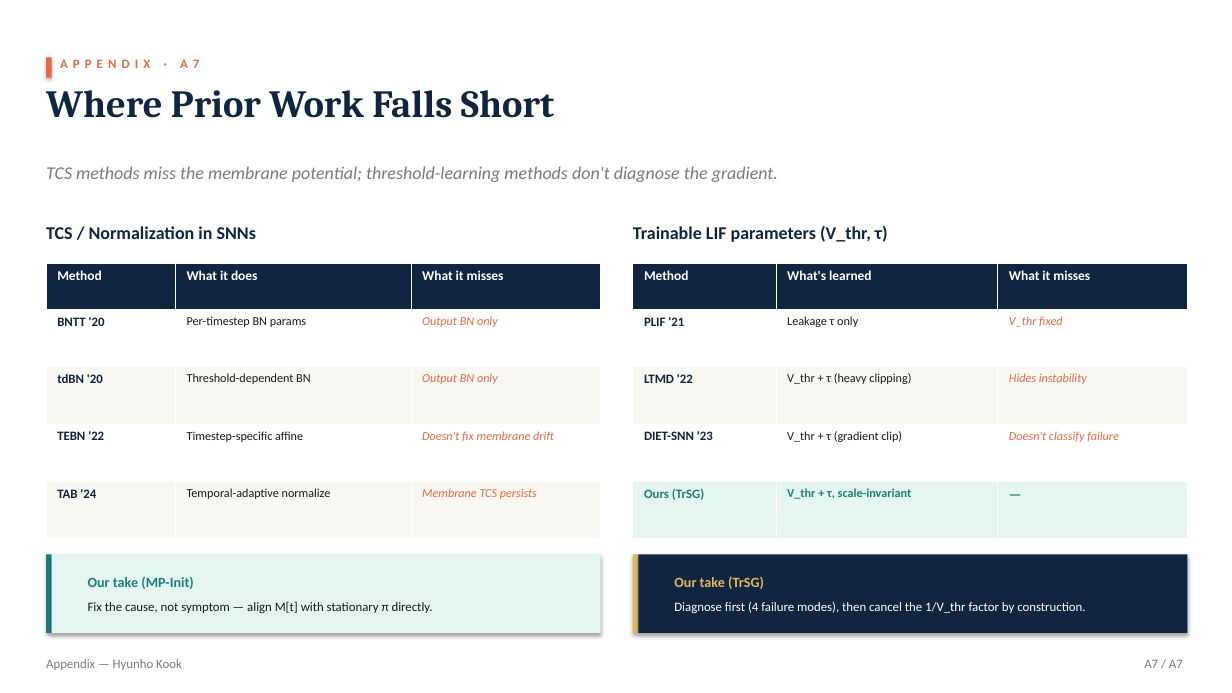
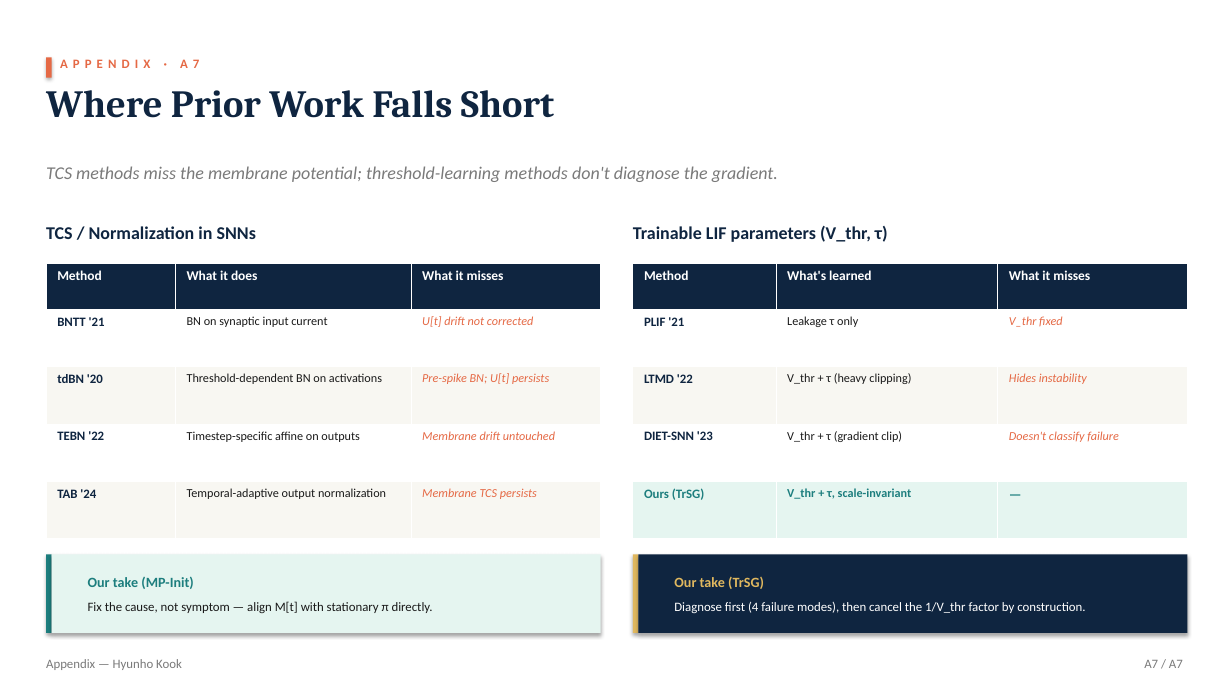
Before and after one commit to kookhh0827/POSTECH_thesis_template_latex, a slide deck: slide 28 of Hyunho_Kook_Master_Defense.pptx. Drawn at 1232x693 pixels with LibreOffice and Linux fonts; fonts in the diff are those of the drawing. Boxes give left, top, right and bottom in pixels: in the first picture for what was removed or moved away, otherwise in the second. Text is boxed around its words. In the diff, an @@ line names an element or a change of style, - is before the commit and + after.

```diff
--- a/Hyunho_Kook_Master_Defense.pptx
+++ b/Hyunho_Kook_Master_Defense.pptx
@@ table at <box>46,263,601,539</box> @@
-row 2: BNTT '20 | Per-timestep BN params | Output BN only
+row 2: BNTT '21 | BN on synaptic input current | U[t] drift not corrected
-row 3, column 2: Threshold-dependent BN
+row 3, column 2: Threshold-dependent BN on activations
-row 3, column 3: Output BN only
+row 3, column 3: Pre-spike BN; U[t] persists
-row 4, column 2: Timestep-specific affine
+row 4, column 2: Timestep-specific affine on outputs
-row 4, column 3: Doesn't fix membrane drift
+row 4, column 3: Membrane drift untouched
-row 5, column 2: Temporal-adaptive normalize
+row 5, column 2: Temporal-adaptive output normalization
```
Also in this commit, not shown: 5 other slides changed, 2 other files.
